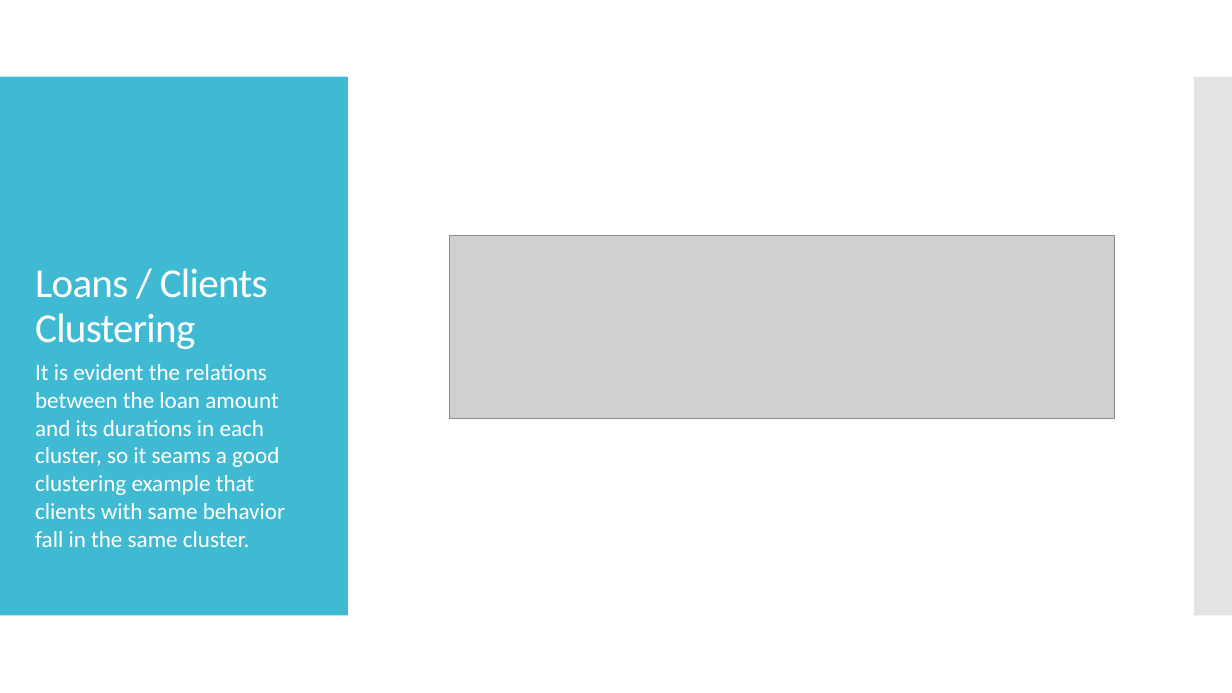
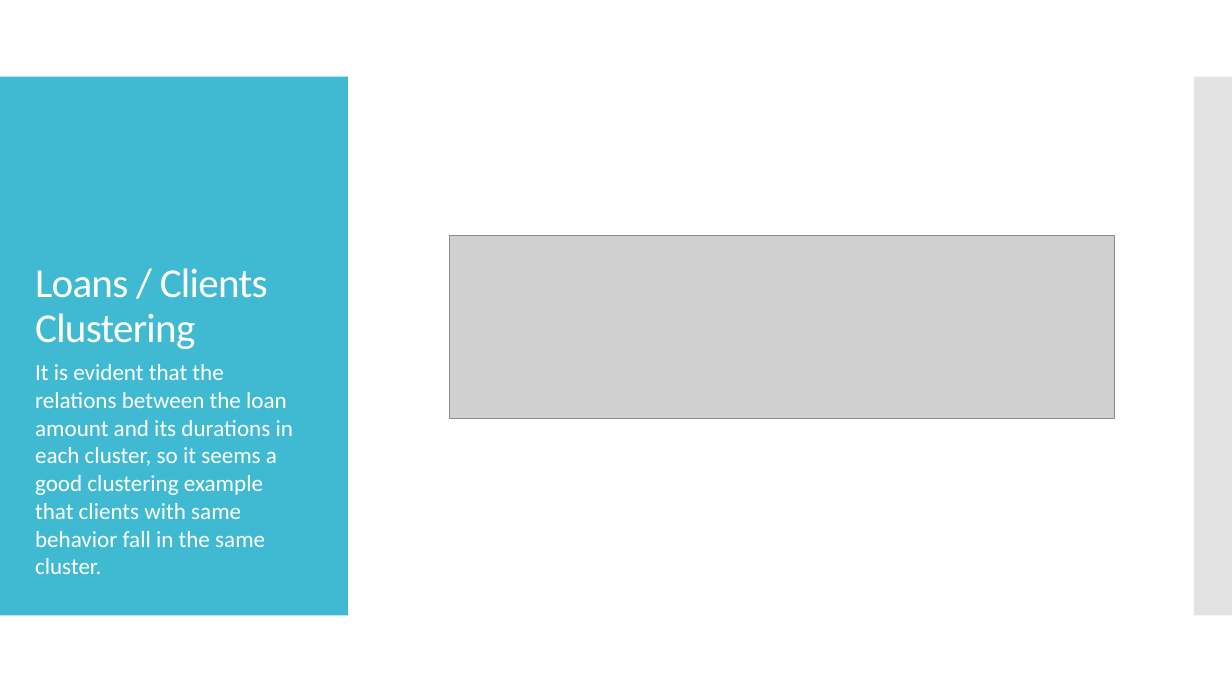
Before and after one commit to jpdias/banking-dm-case-study, a slide deck: slide 14 of Banking Data Mining.pptx. Drawn at 1232x693 pixels with LibreOffice and Linux fonts; fonts in the diff are those of the drawing; grey boxes stand for pictures. Boxes give left, top, right and bottom in pixels: in the first picture for what was removed or moved away, otherwise in the second. Text is boxed around its words. In the diff, an @@ line names an element or a change of style, - is before the commit and + after.

```diff
--- a/Banking Data Mining.pptx
+++ b/Banking Data Mining.pptx
@@ text at <box>35,364,293,574</box>: text changed @@
-It is evident the relations between the loan amount and its durations in each cluster, so it seams a good clustering example that clients with same behavior fall in the same cluster.
+It is evident that the relations between the loan amount and its durations in each cluster, so it seems a good clustering example that clients with same behavior fall in the same cluster.
```
Also in this commit, not shown: 5 other slides changed.
